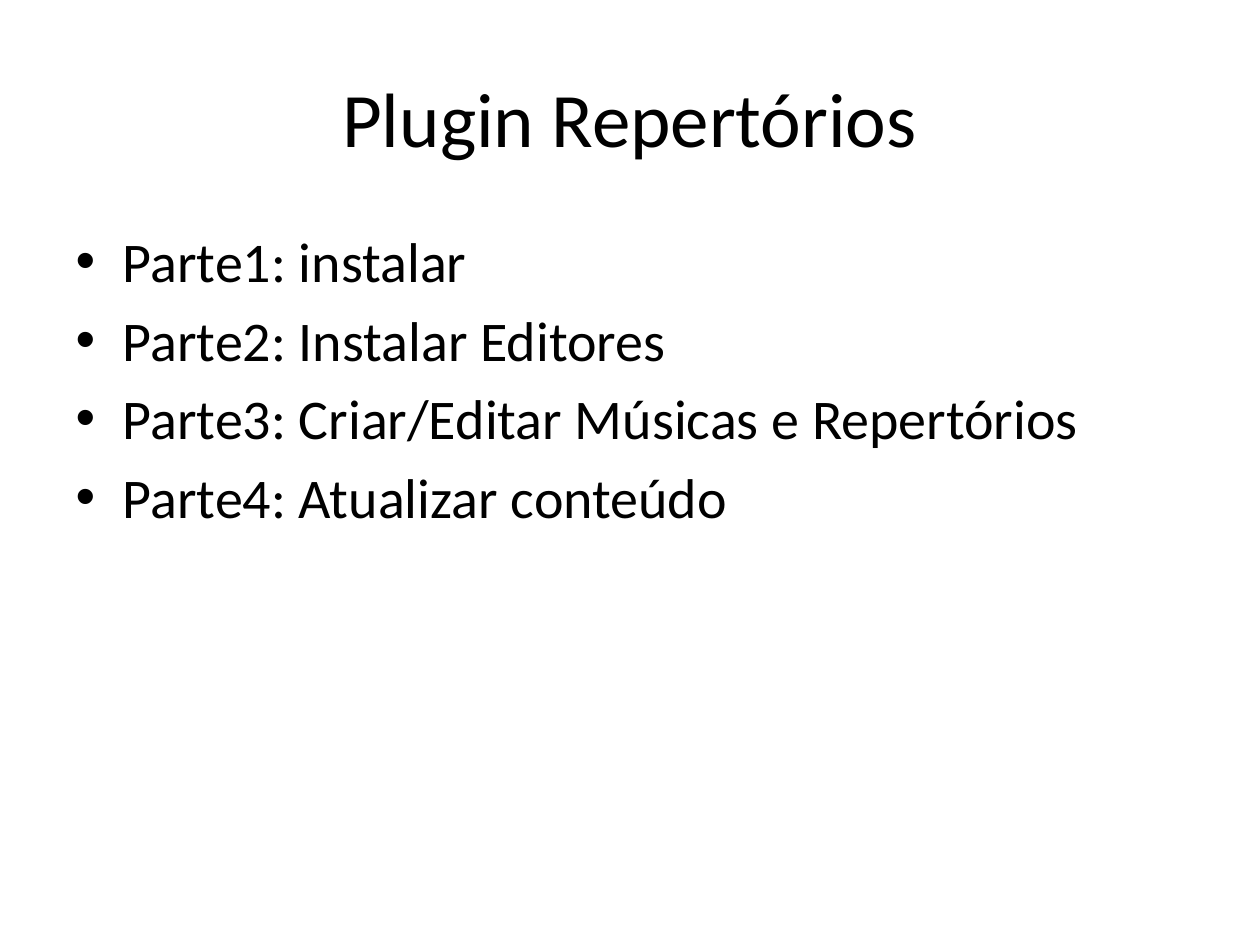
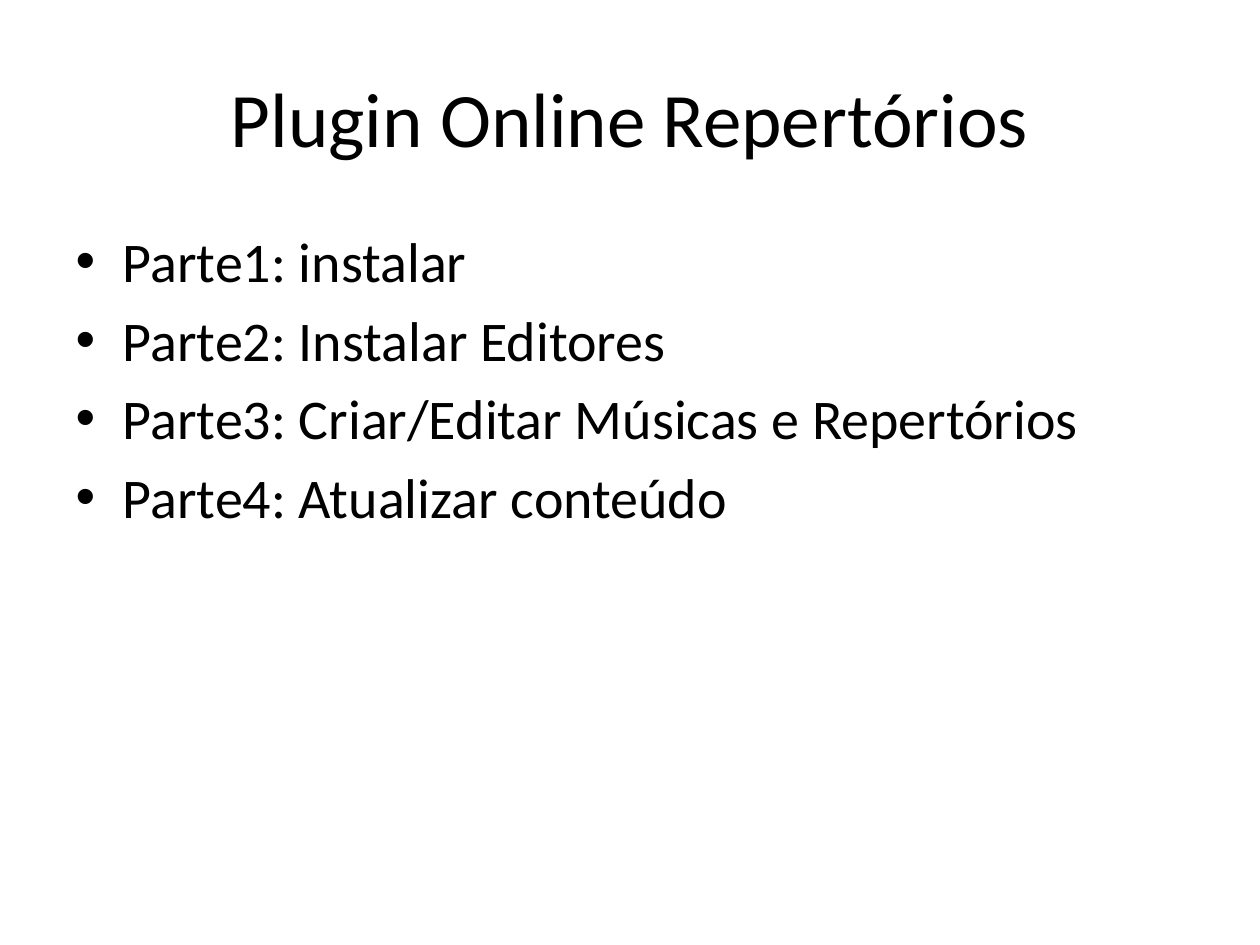
Before and after one commit to A-Ribeiro/smartphone-parish-app, a slide deck: slide 1 of slides/plugin online repertorios.pptx. Drawn at 1260x945 pixels with LibreOffice and Linux fonts; fonts in the diff are those of the drawing. Boxes give left, top, right and bottom in pixels: in the first picture for what was removed or moved away, otherwise in the second. Text is boxed around its words. In the diff, an @@ line names an element or a change of style, - is before the commit and + after.

```diff
--- a/slides/plugin online repertorios.pptx
+++ b/slides/plugin online repertorios.pptx
@@ title at [231,93,1028,161]: text changed @@
-Plugin Repertórios
+Plugin Online Repertórios
```
Also in this commit, not shown: 1 other slide changed, 1 other file.
